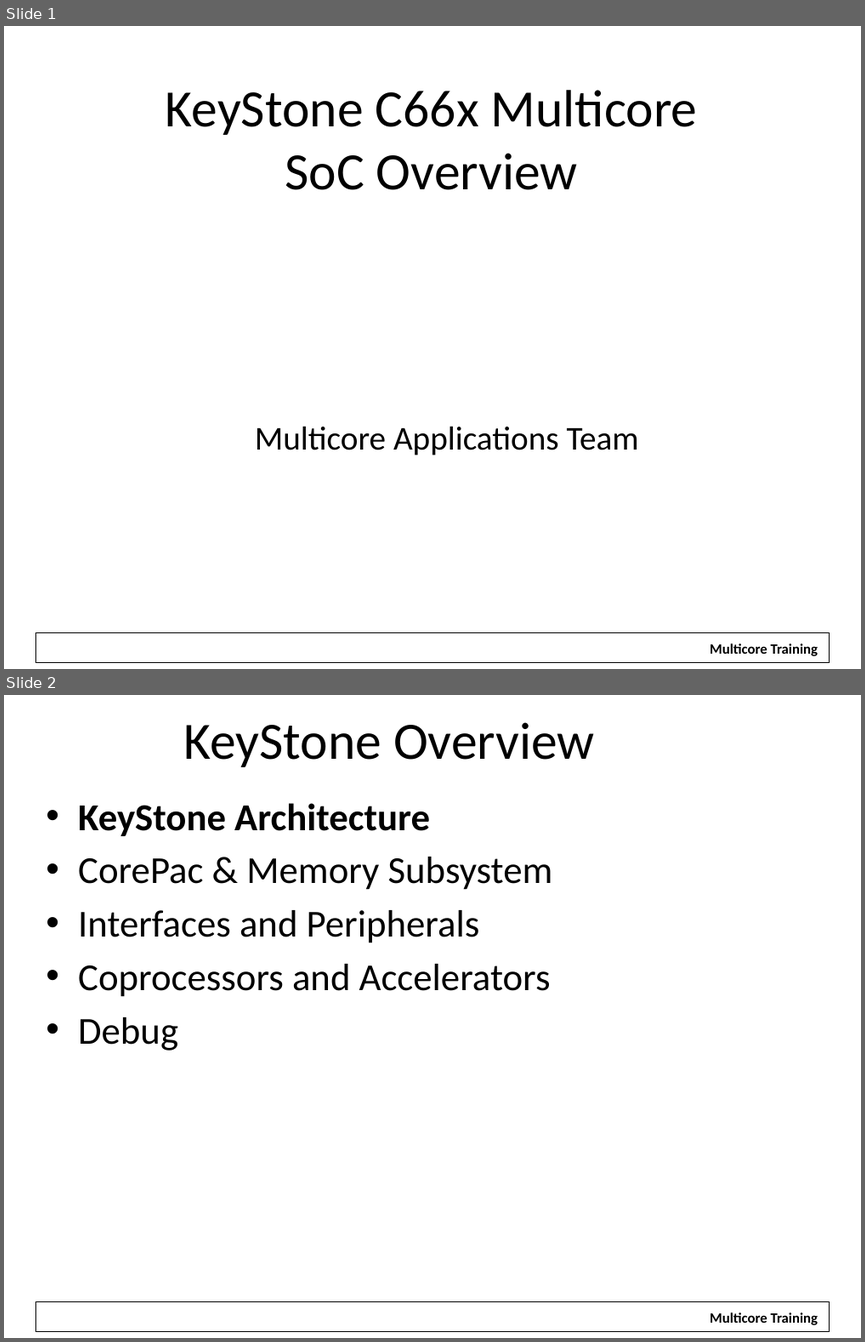
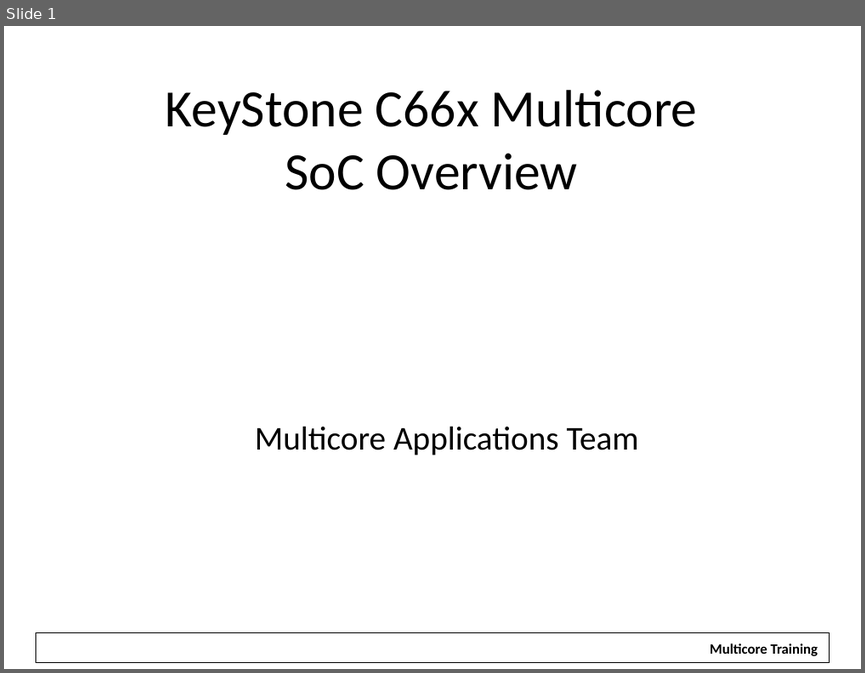
Before and after one commit to hari1989/keystone-workshop, a slide deck: slides/KeyStone Overview.pptx. Shown one above the other, each under a label of ours: slides 1 and 2 before the commit, slide 1 after it. The pictures are 865x1342 and 865x673 pixels, drawn with LibreOffice and Linux fonts; fonts in the diff are those of the drawing; background and template pictures are left out. Boxes give left, top, right and bottom in pixels: in the first picture for what was removed or moved away, otherwise in the second. Text is boxed around its words. In the diff, an @@ line names an element or a change of style, - is before the commit and + after.

```diff
--- a/slides/KeyStone Overview.pptx
+++ b/slides/KeyStone Overview.pptx
@@ slide 2 removed at (4,695,861,1338), background #FFFFFF; not listed: 2 template elements that a slide beside it also shows @@
@@ title removed at (183,722,595,767) @@
-KeyStone Overview
@@ text removed at (78,803,553,1050) @@
-• KeyStone Architecture
-• CorePac & Memory Subsystem
-• Interfaces and Peripherals
-• Coprocessors and Accelerators
-• Debug
```
Also in this commit, not shown: 18 slides changed, 1 slide added, 1 other slide removed.
